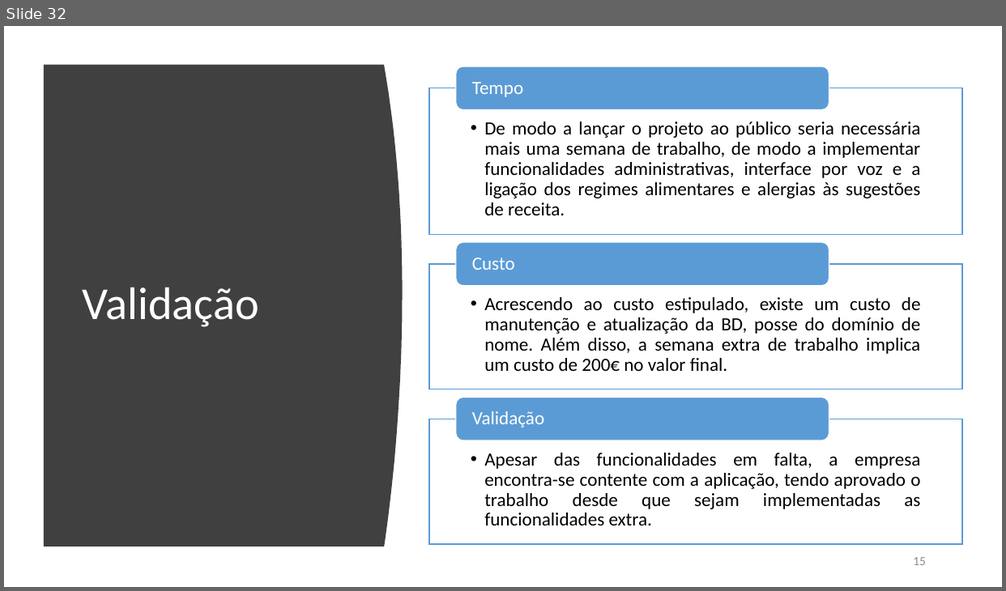
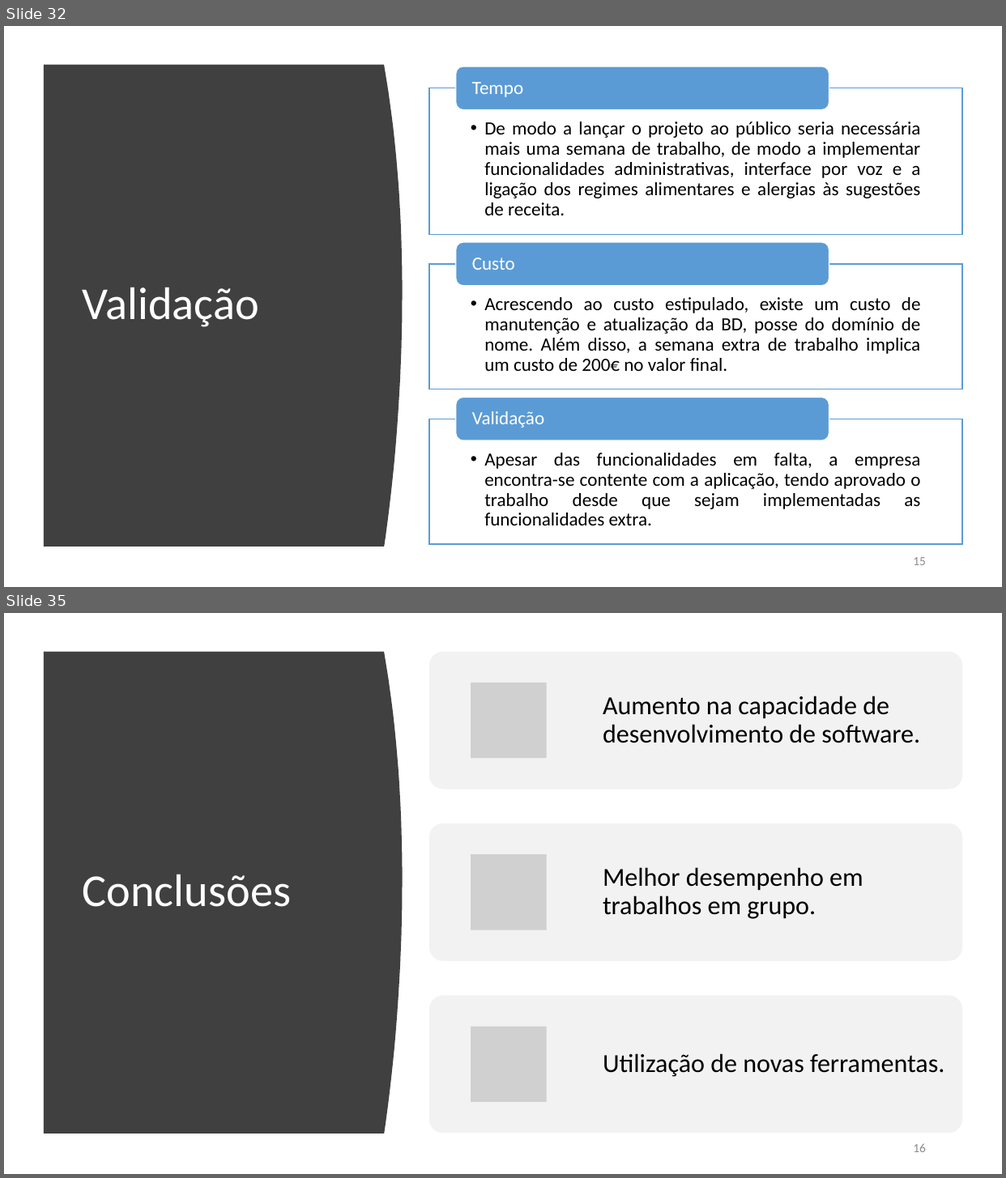
Before and after one commit to brunocv/MyChef, a slide deck: LI4_ppt_fase3.pptx. Shown one above the other, each under a label of ours: slide 32 before the commit, slides 32 and 35 after it; the slides between them are not shown. The pictures are 1006x591 and 1006x1178 pixels, drawn with LibreOffice and Linux fonts; fonts in the diff are those of the drawing; grey boxes stand for pictures. Boxes give left, top, right and bottom in pixels: in the first picture for what was removed or moved away, otherwise in the second. Text is boxed around its words. In the diff, an @@ line names an element or a change of style, - is before the commit and + after.

```diff
--- a/LI4_ppt_fase3.pptx
+++ b/LI4_ppt_fase3.pptx
@@ slide 35 added at bbox=[4, 613, 1002, 1174], background #FFFFFF @@
@@ freeform shape added at bbox=[44, 652, 403, 1134], fill #404040 @@
@@ title added at bbox=[82, 875, 291, 907], 44 pt, text #FFFFFF @@
+Conclusões
@@ group added at bbox=[429, 652, 962, 1133]: 3 rounded rectangles, 3 pictures, 3 texts @@
+Aumento na capacidade de desenvolvimento de software.
+Melhor desempenho em trabalhos em grupo.
+Utilização de novas ferramentas.
@@ text added at bbox=[913, 1144, 926, 1152], 12 pt, text #8C8C8C @@
+16
```
Also in this commit, not shown: 2 slides changed, 3 other slides added.
